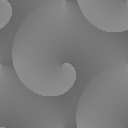
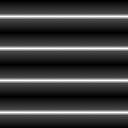
Layered file, before and after one edit (128 x 128). Changes by layer:
added layer "Eingefügte Ebene#2" above "Eingefügte Ebene#1" over [0, 0, 128, 128]
added layer "Eingefügte Ebene#1" (screen) above "Neue Ebene#3" over [0, 0, 32, 32]
added layer "Neue Ebene#3" (50%) above "Eingefügte Ebene" over [0, 0, 32, 32]
hid "Neue Ebene#1" over [0, 0, 128, 128]
